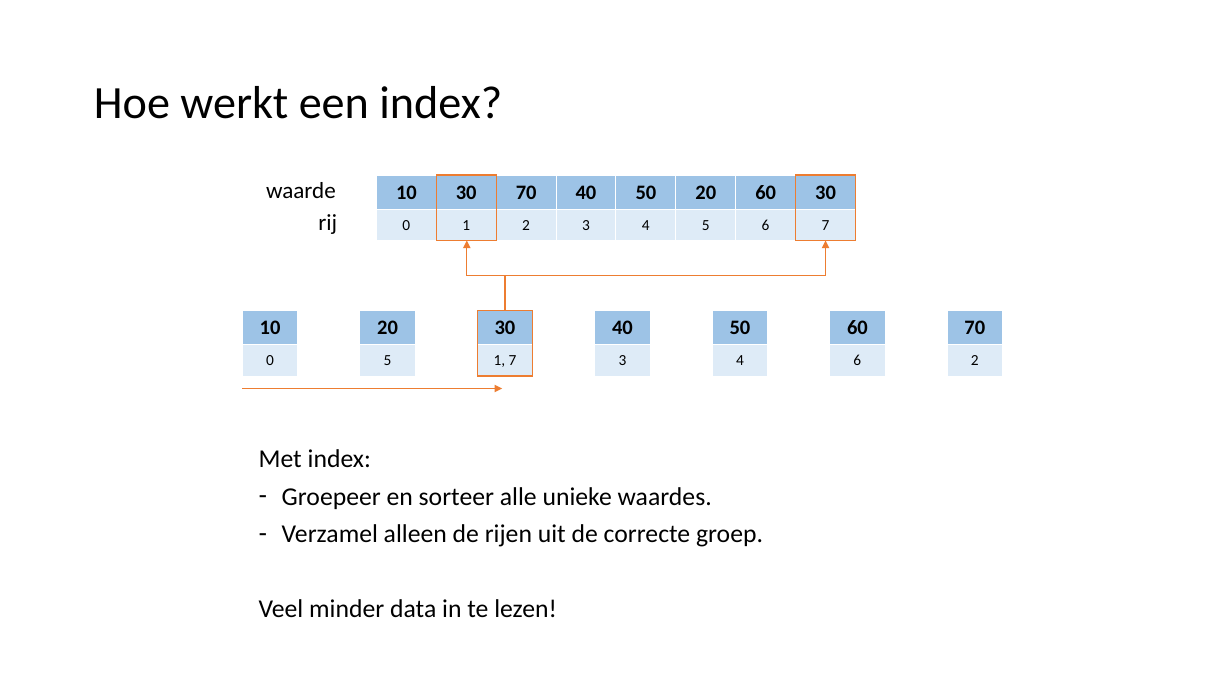
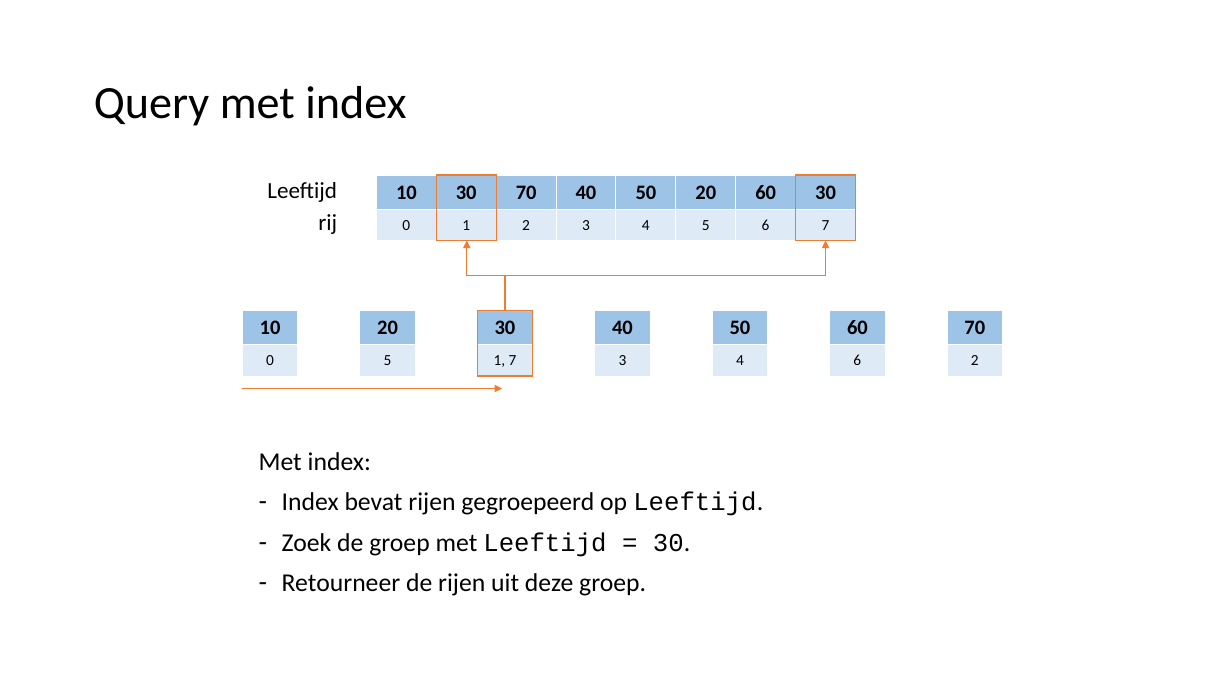
Before and after one commit to LFKoning/knowledge-sharing, a slide deck: slide 54 of sql_course_2p/2_database_design/2_database_design.pptx. Drawn at 1232x693 pixels with LibreOffice and Linux fonts; fonts in the diff are those of the drawing. Boxes give left, top, right and bottom in pixels: in the first picture for what was removed or moved away, otherwise in the second. Text is boxed around its words. In the diff, an @@ line names an element or a change of style, - is before the commit and + after.

```diff
--- a/sql_course_2p/2_database_design/2_database_design.pptx
+++ b/sql_course_2p/2_database_design/2_database_design.pptx
@@ title at (x1=94, y1=86, x2=406, y2=126): text changed @@
-Hoe werkt een index?
+Query met index
@@ text at (x1=267, y1=182, x2=337, y2=202): text changed @@
-waarde
+Leeftijd
@@ text at (x1=259, y1=452, x2=371, y2=470): line spacing 0.8 to 0.9 @@
@@ text at (x1=282, y1=491, x2=763, y2=596): text changed @@
-– Groepeer en sorteer alle unieke waardes.
-– Verzamel alleen de rijen uit de correcte groep.
-Veel minder data in te lezen!
+– Index bevat rijen gegroepeerd op Leeftijd.
+– Zoek de groep met Leeftijd = 30.
+– Retourneer de rijen uit deze groep.
```
Also in this commit, not shown: 22 other slides changed, 1 slide added, 1 slide removed, 13 other files.
